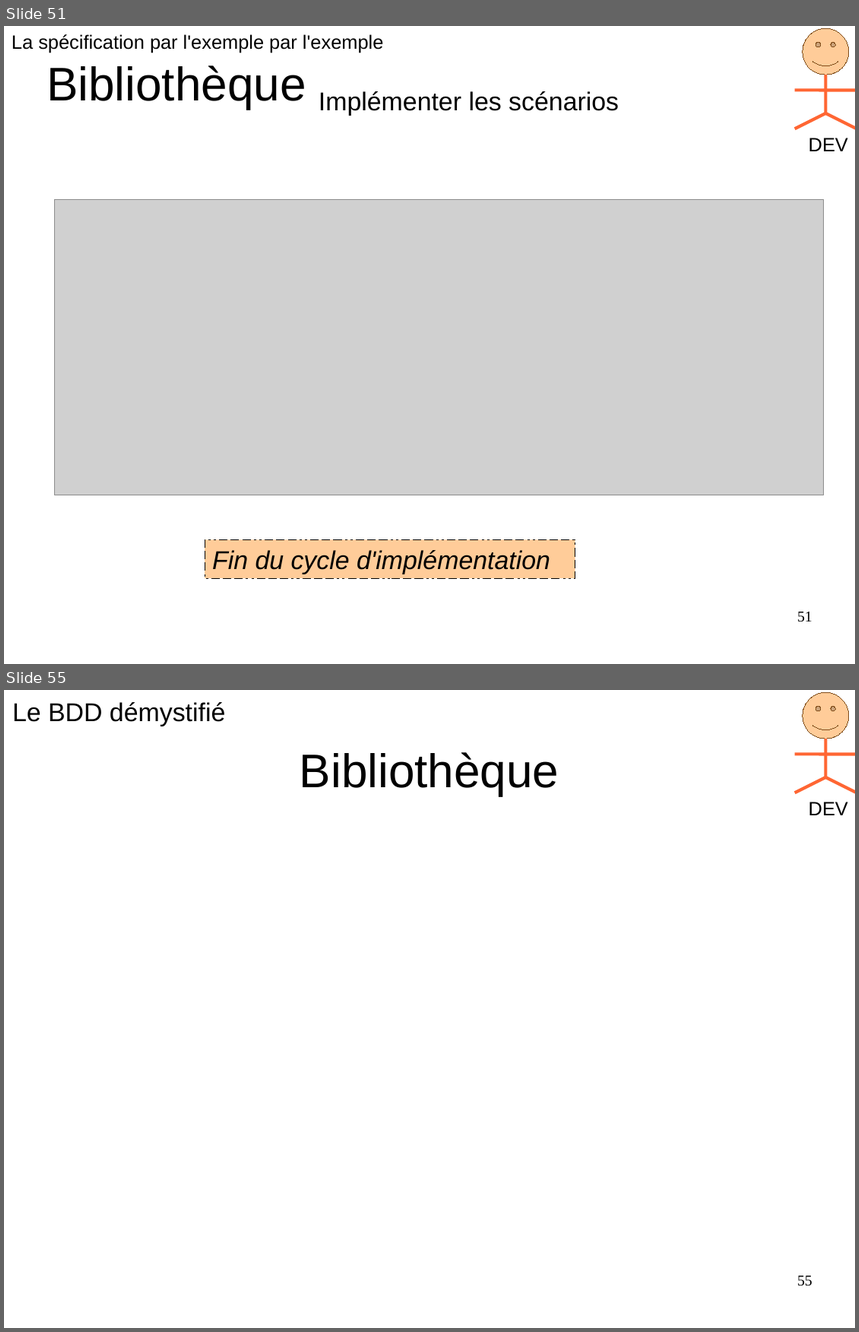
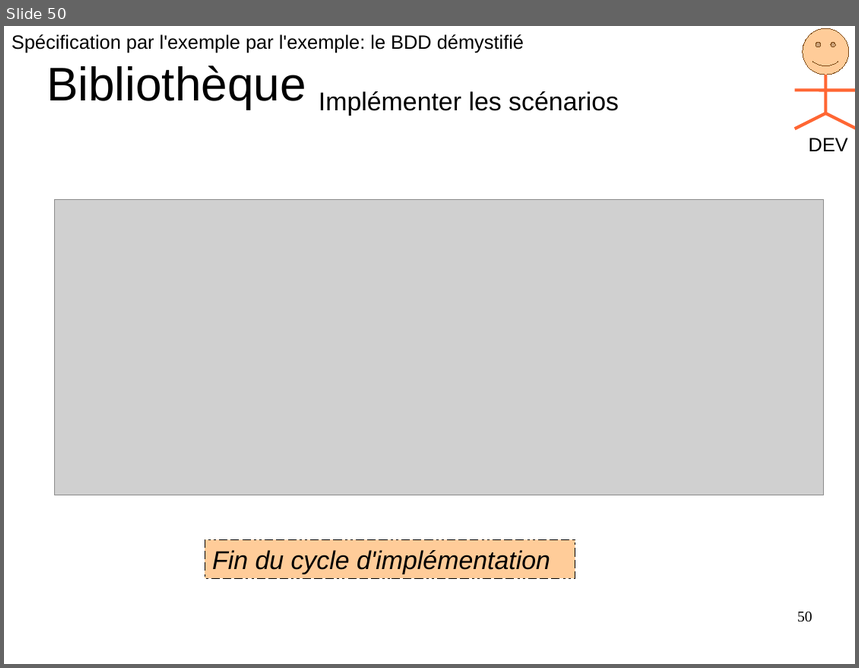
Before and after one commit to GeReinhart/dojo-bdd-library-ws-java, a slide deck: doc/BDD_presentation_agile_grenoble_2016.odp. Shown one above the other, each under a label of ours: slides 51 and 55 before the commit, slide 50 after it; the slides between them are not shown. The pictures are 859x1332 and 859x668 pixels, drawn with LibreOffice and Linux fonts; fonts in the diff are those of the drawing; grey boxes stand for pictures. Boxes give left, top, right and bottom in pixels: in the first picture for what was removed or moved away, otherwise in the second. Text is boxed around its words. In the diff, an @@ line names an element or a change of style, - is before the commit and + after.

```diff
--- a/doc/BDD_presentation_agile_grenoble_2016.odp
+++ b/doc/BDD_presentation_agile_grenoble_2016.odp
@@ slide 55 removed at bbox=[4, 690, 855, 1328], background #FFFFFF @@
@@ text removed at bbox=[12, 702, 225, 726] @@
-Le BDD démystifié
@@ title removed at bbox=[300, 752, 559, 796] @@
-Bibliothèque
@@ group removed at bbox=[795, 692, 855, 815]: 4 lines, 1 smiley face, 1 text @@
-DEV
@@ page number removed at bbox=[797, 1276, 813, 1287] @@
-55
@@ what was slide 51 is now slide 50 @@
@@ slide 50 changed as well @@
@@ text at bbox=[12, 34, 524, 53]: text changed @@
-La spécification par l'exemple par l'exemple
+Spécification par l'exemple par l'exemple: le BDD démystifié
@@ page number at bbox=[797, 612, 813, 623]: text changed @@
-51
+50
```
Also in this commit, not shown: 50 other slides changed, 1 slide added, 2 other slides removed.
